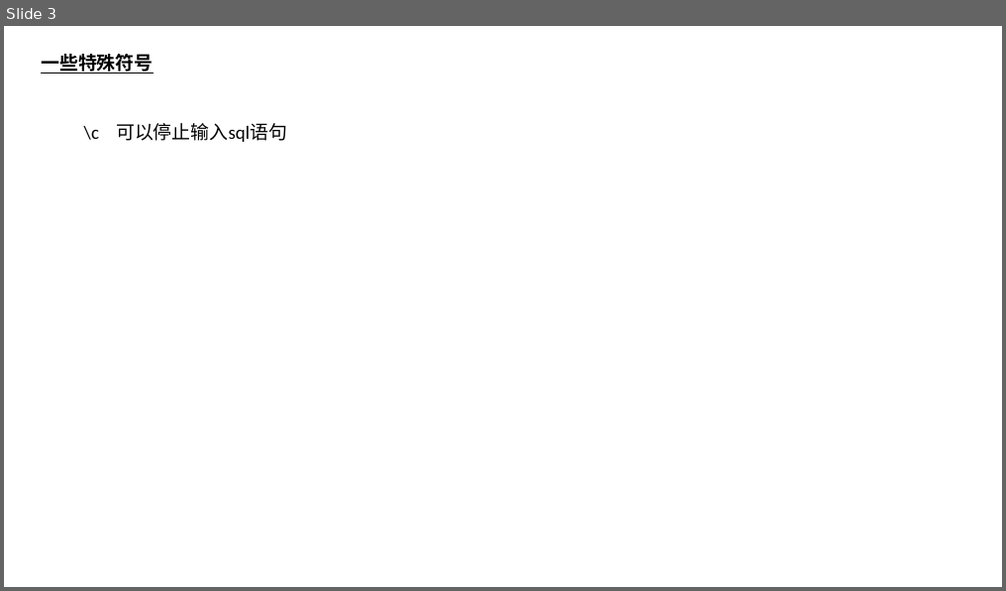
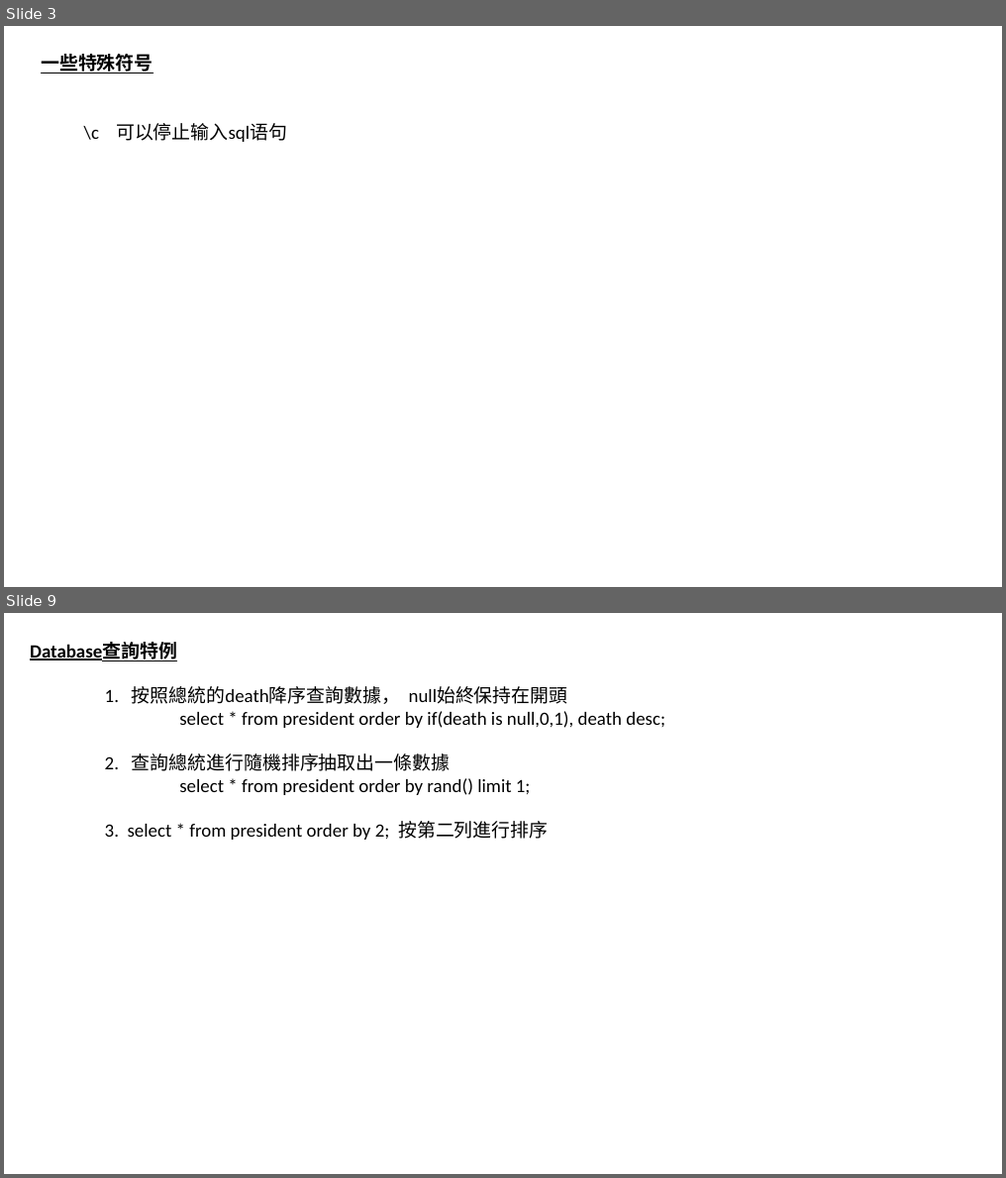
Before and after one commit to luchaojun/ChaojunStudy, a slide deck: DatabaseStudy/MySQL.pptx. Shown one above the other, each under a label of ours: slide 3 before the commit, slides 3 and 9 after it; the slides between them are not shown. The pictures are 1006x591 and 1006x1178 pixels, drawn with LibreOffice and Linux fonts; fonts in the diff are those of the drawing. Boxes give left, top, right and bottom in pixels: in the first picture for what was removed or moved away, otherwise in the second. Text is boxed around its words. In the diff, an @@ line names an element or a change of style, - is before the commit and + after.

```diff
--- a/DatabaseStudy/MySQL.pptx
+++ b/DatabaseStudy/MySQL.pptx
@@ slide 9 added at box(4, 613, 1002, 1174), background #FFFFFF @@
@@ text added at box(30, 642, 665, 840), 18 pt, text #000000 @@
+Database查詢特例
+1. 按照總統的death降序查詢數據， null始終保持在開頭
+select * from president order by if(death is null,0,1), death desc;
+2. 查詢總統進行隨機排序抽取出一條數據
+select * from president order by rand() limit 1;
+3. select * from president order by 2; 按第二列進行排序
```
Also in this commit, not shown: 1 slide changed, 4 other slides added.
